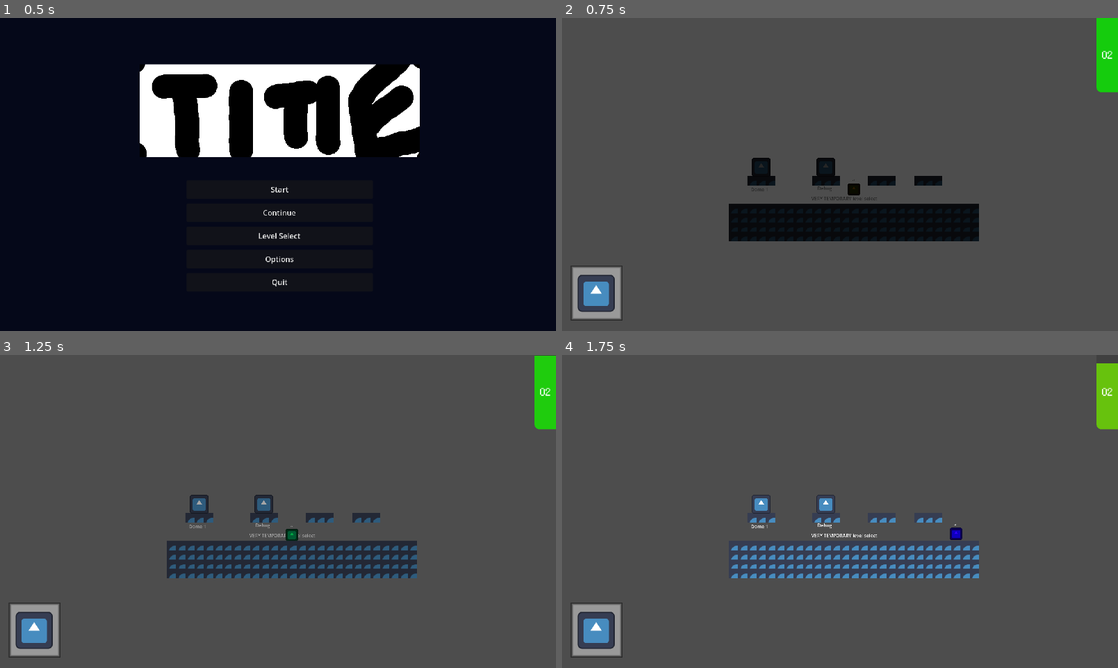
Above: before the commit, frames 1-4 (two rows, left to right).
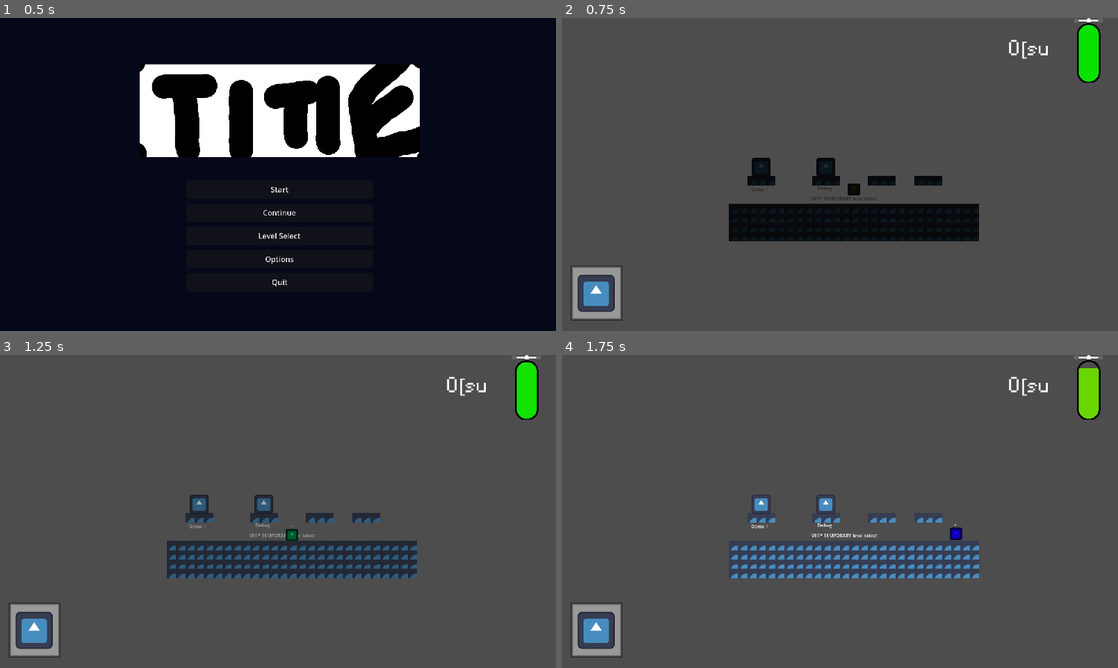
Above: after the commit, the same moments.

Repository: WholeYear12GameDesign/GrandmaGame
Game: Godot game, scene res://Scenes/Menu.tscn
Same seed, same stepped clock (60 frames per second), same inputs: the game is played once before the commit and once after it. The engine's default icon, where the game draws it, is replaced by a stand-in: a white triangle on a blue panel in a dark square.
Inputs:
- Up to frame 1 (0.5 s): no input
- Up to frame 2 (0.75 s): click "Start" at 0.5 s
- Up to frame 3 (1.25 s): no input
- Up to frame 4 (1.75 s): hold D (right) from 1.28 s (still down); tap Space (jetpack) at 1.35 s; tap W (jump) at 1.52 s

Frame 1 is identical in both runs. In frame 2, 1.7% of the frame differs, in the area x 80-100%, y 0-24%; in frame 3, 1.7%; in frame 4, 1.5%.

Commit message:
made oxygen better

Diff:
--- a/GrandmaBasement/Player/o2 bar/o2 bar.gd
+++ b/GrandmaBasement/Player/o2 bar/o2 bar.gd
@@ -1,4 +1,4 @@
-extends ProgressBar
+extends TextureProgressBar
 
 const grad : Gradient = preload("res://Player/o2 bar/o2 gradient colour.tres")
 
@@ -9,9 +9,9 @@
 
 func _process(_delta: float) -> void:
 	var o2 : float = player_data.oxygen
-	self_modulate = grad.sample(o2 / 100)
+	tint_progress = grad.sample(o2 / 100)
 	value = o2
 	if o2 < 25:
-		$RichTextLabel.text = "[shake rate=25.0 level=5.0][center][b]O2[/b][/center][/shake]"
+		$RichTextLabel.text = "[shake rate=25.0 level=5.0][center][b]O[sub]2[/sub][/b][/center][/shake]"
 	else:
-		$RichTextLabel.text = "[center][b]O2[/b][/center]"
+		$RichTextLabel.text = "[center][b]O[sub]{2}[/sub][/b][/center]"
--- a/GrandmaBasement/Player/player.tscn
+++ b/GrandmaBasement/Player/player.tscn
@@ -10,20 +10,12 @@
 [ext_resource type="PackedScene" uid="uid://b3yjc6q22udw3" path="res://Player/states/walk.tscn" id="8_cufm2"]
 [ext_resource type="PackedScene" uid="uid://cswd5hfyh3lm6" path="res://Player/states/block.tscn" id="9_fcufl"]
 [ext_resource type="Script" path="res://Player/o2 bar/o2 bar.gd" id="9_tsq00"]
+[ext_resource type="Texture2D" uid="uid://b7e3fpdc6e4fl" path="res://Art assets/Oxygen Tank.png" id="10_5opu0"]
 [ext_resource type="FontFile" uid="uid://bcl842aehi6gk" path="res://Art assets/PixelAE-Regular.ttf" id="10_aybem"]
+[ext_resource type="Texture2D" uid="uid://63u6x57hdpbx" path="res://Art assets/Oxygen.png" id="11_v6ddp"]
 
 [sub_resource type="RectangleShape2D" id="RectangleShape2D_c6afm"]
 size = Vector2(128, 128)
-
-[sub_resource type="StyleBoxFlat" id="StyleBoxFlat_jboak"]
-bg_color = Color(0, 0, 0, 0.164706)
-corner_radius_bottom_right = 16
-anti_aliasing_size = 0.25
-
-[sub_resource type="StyleBoxFlat" id="StyleBoxFlat_g8af7"]
-bg_color = Color(1, 1, 1, 0.788235)
-corner_radius_bottom_right = 16
-anti_aliasing_size = 0.25
 
 [sub_resource type="StyleBoxFlat" id="StyleBoxFlat_2lo70"]
 border_width_left = 10
@@ -68,35 +60,35 @@
 [node name="CanvasLayer" type="CanvasLayer" parent="."]
 follow_viewport_scale = 4.5
 
-[node name="oxygenbar" type="ProgressBar" parent="CanvasLayer"]
-self_modulate = Color(0.0156863, 0.94902, 0, 1)
-custom_minimum_size = Vector2(256, 52)
-layout_direction = 2
-anchors_preset = 15
-anchor_right = 1.0
-anchor_bottom = 1.0
-offset_left = 1920.0
-offset_right = 256.0
-offset_bottom = -1006.0
-grow_horizontal = 2
-grow_vertical = 2
-rotation = 1.5708
-auto_translate = false
-localize_numeral_system = false
-theme_override_styles/background = SubResource("StyleBoxFlat_jboak")
-theme_override_styles/fill = SubResource("StyleBoxFlat_g8af7")
-value = 50.0
-fill_mode = 1
-show_percentage = false
+[node name="CurrentItem" type="Panel" parent="CanvasLayer"]
+offset_left = 30.0
+offset_top = 854.0
+offset_right = 209.0
+offset_bottom = 1044.0
+theme_override_styles/panel = SubResource("StyleBoxFlat_2lo70")
+
+[node name="ItemSprite" type="Sprite2D" parent="CanvasLayer/CurrentItem"]
+position = Vector2(88, 96)
+texture = ExtResource("2_yvcg4")
+
+[node name="oxygenbar" type="TextureProgressBar" parent="CanvasLayer"]
+offset_left = 1718.0
+offset_right = 1819.0
+offset_bottom = 112.0
+scale = Vector2(2, 2)
+value = 100.0
+fill_mode = 3
+texture_under = ExtResource("10_5opu0")
+texture_progress = ExtResource("11_v6ddp")
+texture_progress_offset = Vector2(33, 12)
 script = ExtResource("9_tsq00")
 
 [node name="RichTextLabel" type="RichTextLabel" parent="CanvasLayer/oxygenbar"]
 layout_mode = 0
-offset_left = 108.0
-offset_top = 73.0
-offset_right = 182.0
-offset_bottom = 126.0
-rotation = -1.5708
+offset_left = -88.5
+offset_top = 31.5
+offset_right = -14.5
+offset_bottom = 84.5
 theme_override_fonts/bold_font = ExtResource("10_aybem")
 theme_override_font_sizes/normal_font_size = 32
 theme_override_font_sizes/bold_font_size = 32
@@ -107,14 +99,3 @@
 meta_underlined = false
 hint_underlined = false
 text_direction = 1
-
-[node name="CurrentItem" type="Panel" parent="CanvasLayer"]
-offset_left = 30.0
-offset_top = 854.0
-offset_right = 209.0
-offset_bottom = 1044.0
-theme_override_styles/panel = SubResource("StyleBoxFlat_2lo70")
-
-[node name="ItemSprite" type="Sprite2D" parent="CanvasLayer/CurrentItem"]
-position = Vector2(88, 96)
-texture = ExtResource("2_yvcg4")
Binary file added: GrandmaBasement/Art assets/Oxygen Tank x2.png
Not shown, added: GrandmaBasement/Art assets/Oxygen Tank x2.png.import
Binary file added: GrandmaBasement/Art assets/Oxygen Tank.png
Not shown, added: GrandmaBasement/Art assets/Oxygen Tank.png.import
Binary file added: GrandmaBasement/Art assets/Oxygen.png
Not shown, added: GrandmaBasement/Art assets/Oxygen.png.import
